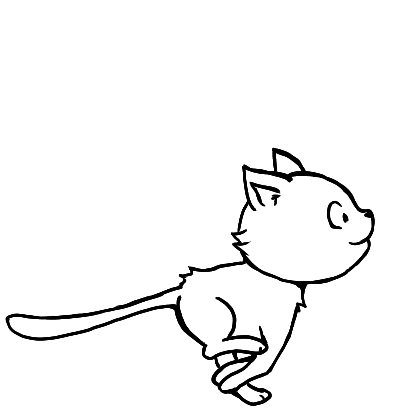
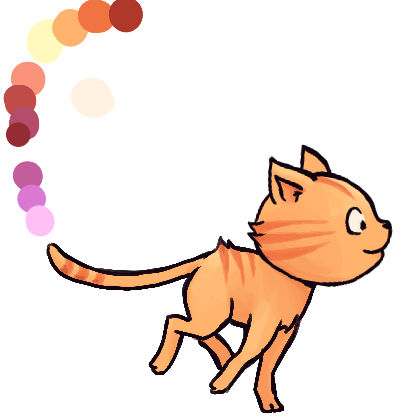
Before/after of a (420, 420) layered artwork. What changed in the layer stack:
showed "10 outlines", painted on it over [left=46, top=144, right=393, bottom=413]
added layer "10 c" above "10 sketch" over [left=47, top=149, right=390, bottom=413]
hid "1 outlines", painted on it over [left=5, top=147, right=375, bottom=406]
added layer "Layer 4" above "Layer 3(pasted)" over [left=3, top=0, right=143, bottom=237]
